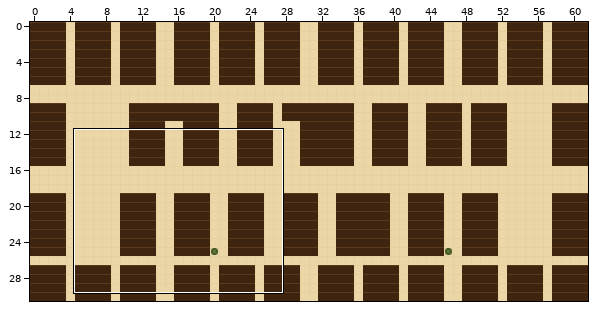
One commit to this Tiled map (JSON): maps/oldtown.tmj. Above: a wide view before the commit, with the close-up outlined.
Close-up. As it was:
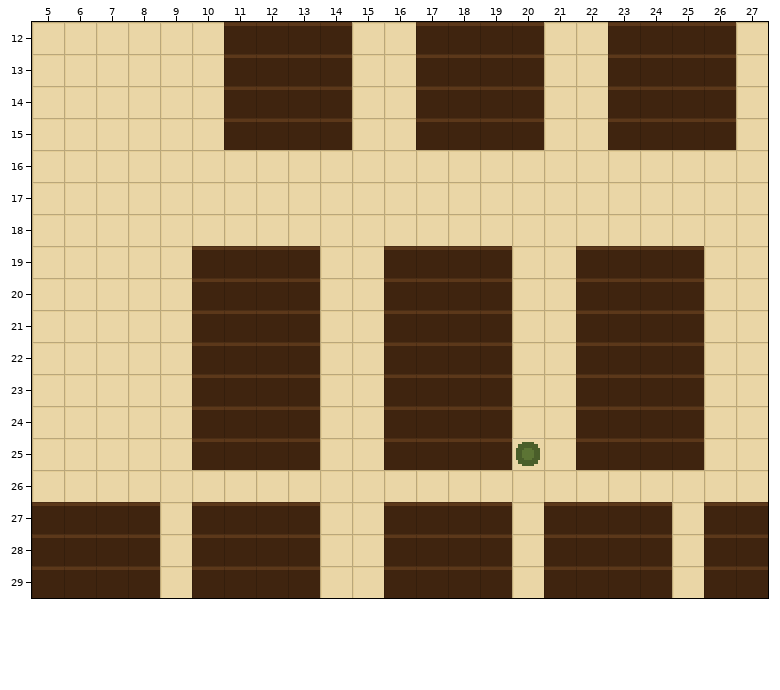
Cells are 16x16 px. Shown: x 5..27, y 12..29. The commit also changed other parts of the map, which this record leaves out.
After the commit:
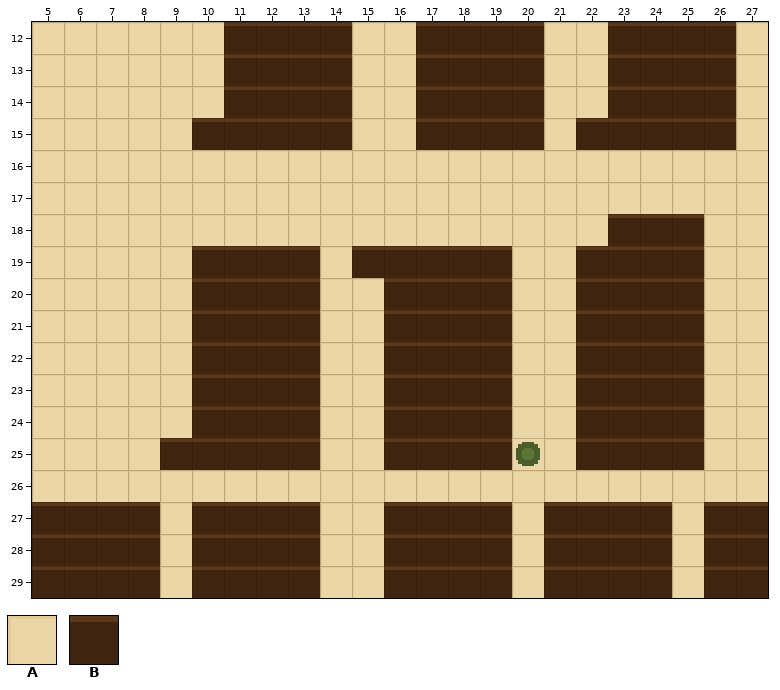
Key: from "draft": A 0, B 1.
_ is an empty cell.
The exact change:
Layer "ground":
y 15: x 10 A -> B; x 22 A -> B
y 18: x 23..25 AAA -> BBB
y 19: x 15 A -> B
y 25: x 9 A -> B
Pixel boxes of the changes (left, top, right, bottom) in both close-ups:
changed: (192, 118, 224, 150)
changed: (576, 118, 608, 150)
changed: (608, 214, 704, 246)
changed: (352, 246, 384, 278)
changed: (160, 438, 192, 470)
